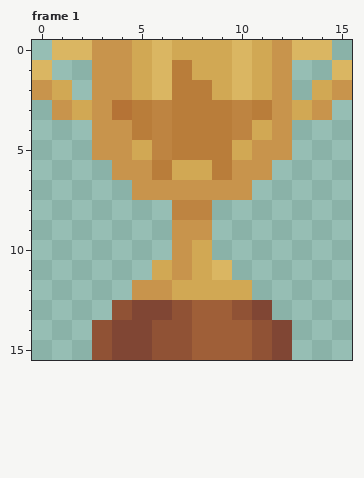
Edited in one commit: pixel-art file (Assets/Art/Items/trophyIcon.aseprite). Above, as it was before the edit.
16x16 pixels, 1 frame. Colours within 5 levels of each other are drawn and written as one. Shown: frame 1. The commit also changed other frames, which this record leaves out.
And afterwards:
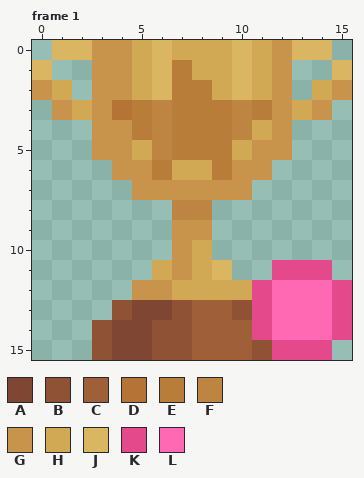
Palette (. is transparent): A #804634  B #905235  C #9f5f38  D #b57336  E #b97d3a  F #be8441  G #c8944c  H #d1a854  J #dab662  K #e4498c  L #ff69b4
Author's note on the commit: added trophy variation for each region
The edit:
layer "Layer 3" added
Frame 1, layer "Layer 3":
y 11: x 12..14 ... -> KKK
y 12: x 11..15 ..... -> KLLLK
y 13: x 11..15 A.... -> KLLLK
y 14: x 11..15 BA... -> KLLLK
y 15: x 12..14 A.. -> KKK
Where, in picture pixels (left, top, right, bottom), the same in both pictures:
changed: (252, 260, 352, 360)
